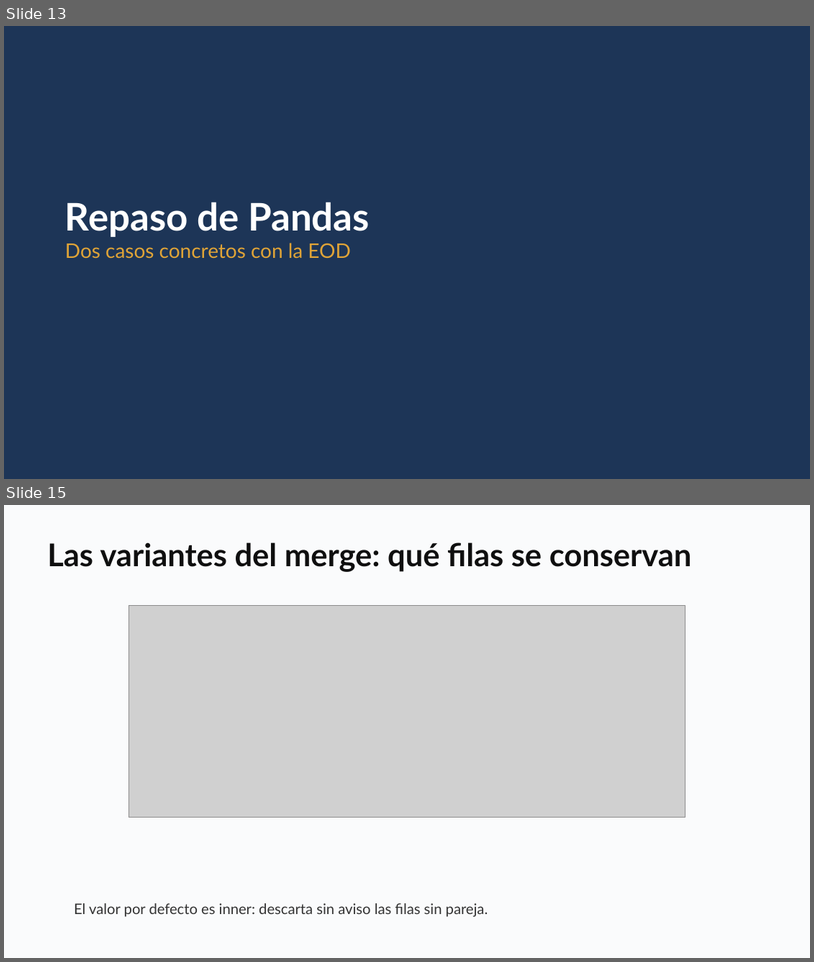
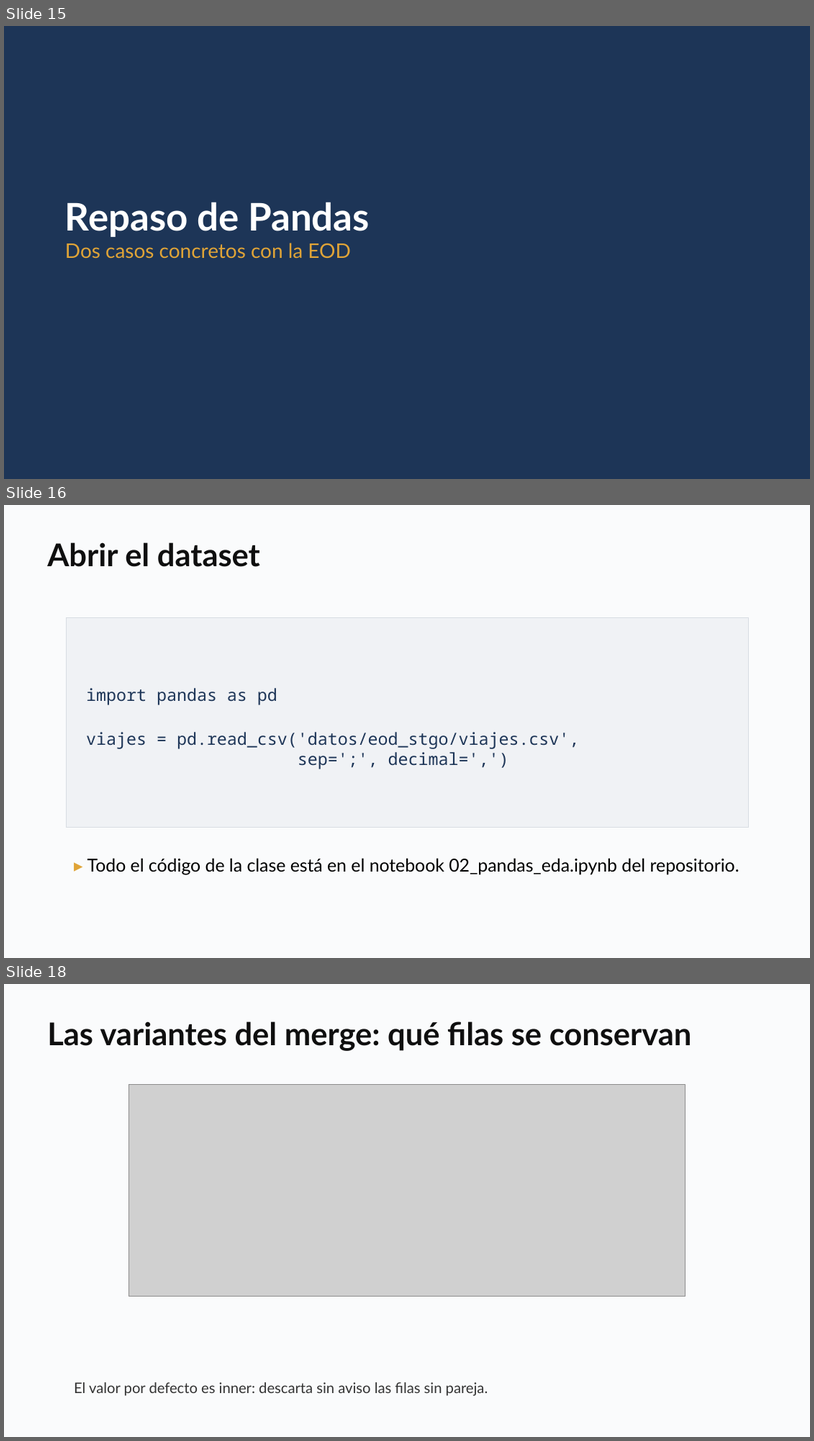
Before and after one commit to daniopitz/cienciadatos, a slide deck: presentaciones/clase02_pandas_eda.pptx. Shown one above the other, each under a label of ours: slides 13 and 15 before the commit, slides 15, 16 and 18 after it; the slides between them are not shown. The pictures are 814x962 and 814x1441 pixels, drawn with LibreOffice and Linux fonts; fonts in the diff are those of the drawing; grey boxes stand for pictures. Boxes give left, top, right and bottom in pixels: in the first picture for what was removed or moved away, otherwise in the second. Text is boxed around its words. In the diff, an @@ line names an element or a change of style, - is before the commit and + after.

```diff
--- a/presentaciones/clase02_pandas_eda.pptx
+++ b/presentaciones/clase02_pandas_eda.pptx
@@ slide 16 added at box(4, 505, 810, 958), background #FFFFFF @@
@@ rectangle added at box(4, 505, 810, 958), fill #FAFBFC @@
@@ text added at box(47, 542, 260, 567), 28 pt, text #0F0F0F, bold @@
+Abrir el dataset
@@ rectangle added at box(66, 618, 749, 828), fill #F0F2F5, outline #D8DDE3 0.75 pt, 15 pt, text #1D3557 @@
+import pandas as pd
+viajes = pd.read_csv('datos/eod_stgo/viajes.csv',
+sep=';', decimal=',')
@@ text added at box(88, 858, 740, 875), 16 pt, text #000000 @@
+▸ Todo el código de la clase está en el notebook 02_pandas_eda.ipynb del repositorio.
@@ what was slide 13 is now slide 15 @@
@@ what was slide 15 is now slide 18 @@
```
Also in this commit, not shown: 3 slides changed, 5 other slides added, 2 slides removed, 1 other file.
